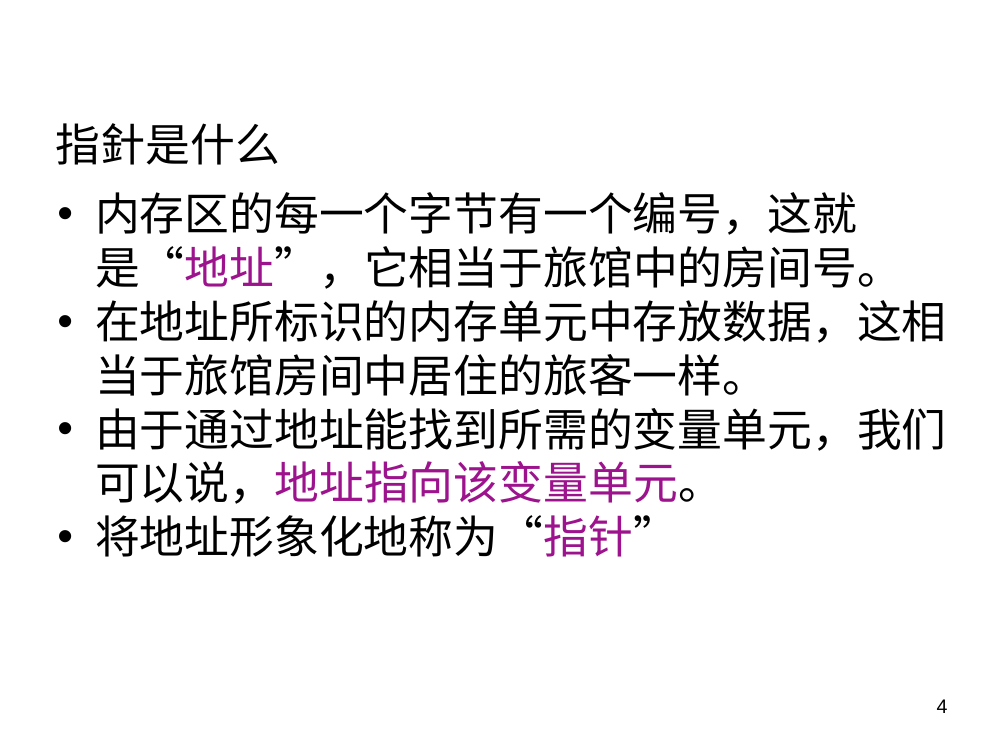
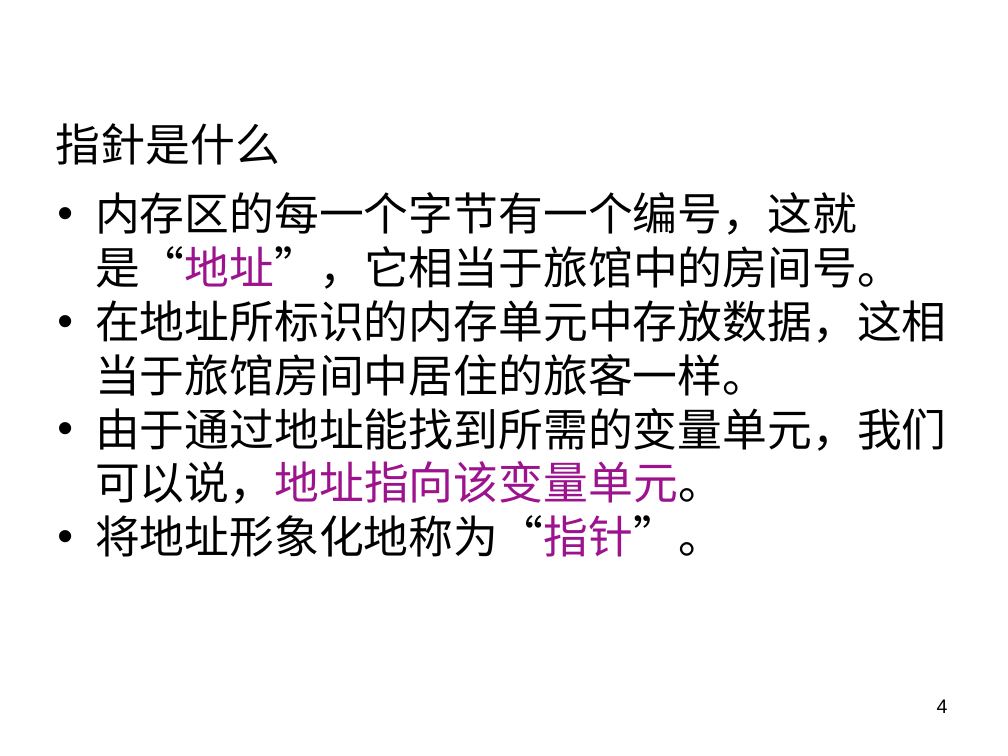
Before and after one commit to rshouc/Advanced-Programming-2018-Autumn, a slide deck: slide 4 of Slides/12 指针（1）.pptx. Drawn at 1008x756 pixels with LibreOffice and Linux fonts; fonts in the diff are those of the drawing; background and template pictures are left out. Boxes give left, top, right and bottom in pixels: in the first picture for what was removed or moved away, otherwise in the second. Text is boxed around its words. In the diff, an @@ line names an element or a change of style, - is before the commit and + after.

```diff
--- a/Slides/12 指针（1）.pptx
+++ b/Slides/12 指针（1）.pptx
@@ text at [95, 515, 723, 557]: text changed @@
-• 将地址形象化地称为“指针”
+• 将地址形象化地称为“指针”。
```
Also in this commit, not shown: 5 other slides changed, 7 slides added.
